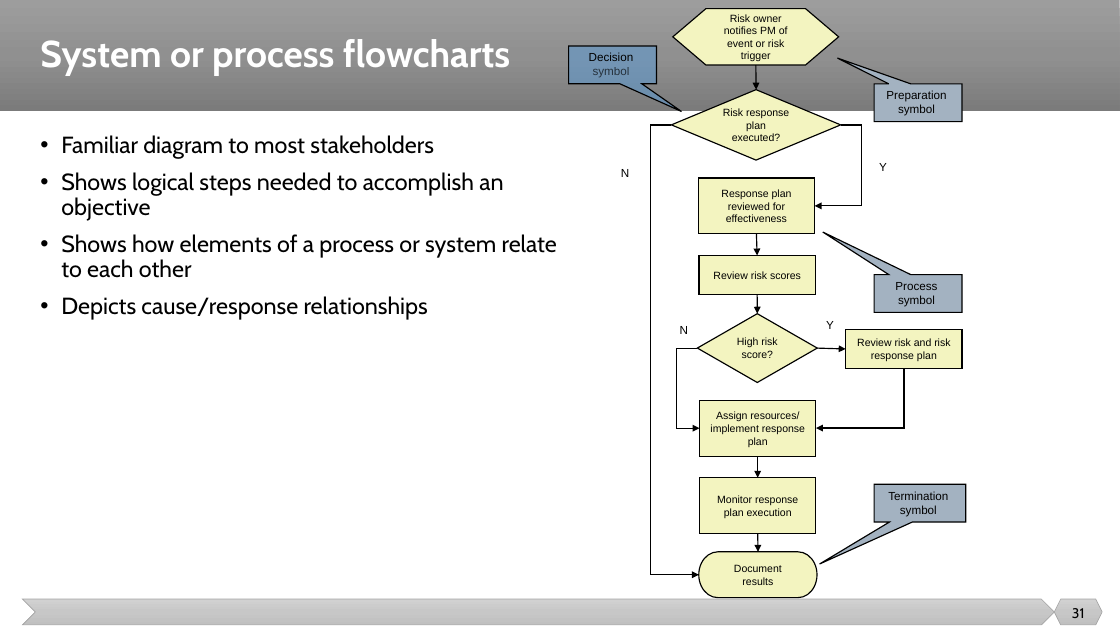
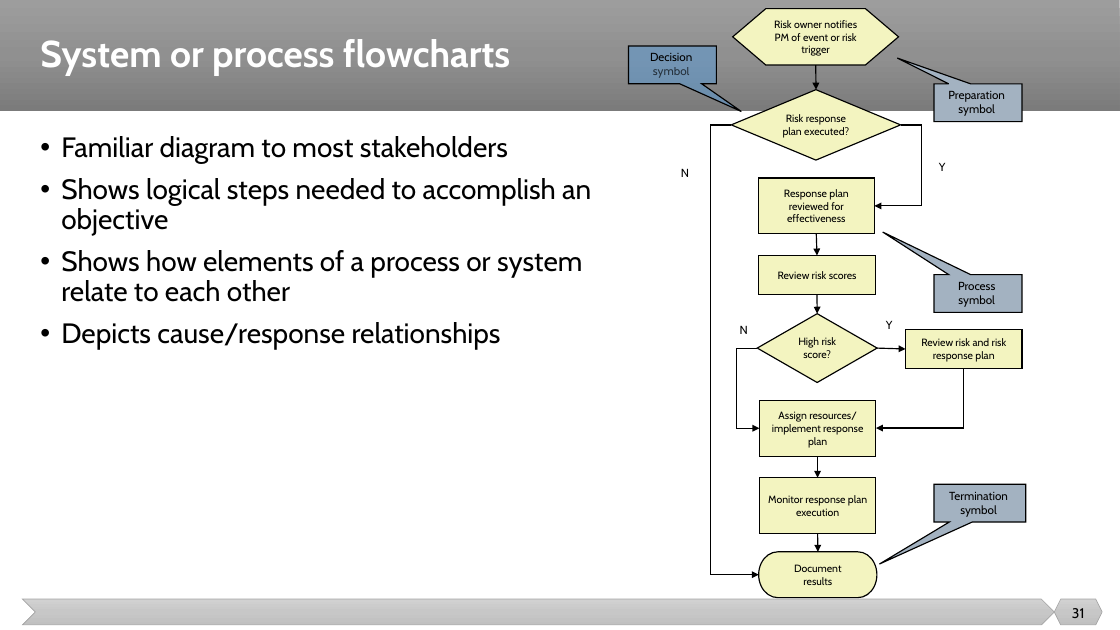
Before and after one commit to malenezi/malenezi, a slide deck: slide 31 of SE423/Lectures/5-Risk Management/Risk Management.pptx. Drawn at 1120x630 pixels with LibreOffice and Linux fonts; fonts in the diff are those of the drawing. Boxes give left, top, right and bottom in pixels: in the first picture for what was removed or moved away, otherwise in the second. Text is boxed around its words. In the diff, an @@ line names an element or a change of style, - is before the commit and + after.

```diff
--- a/SE423/Lectures/5-Risk Management/Risk Management.pptx
+++ b/SE423/Lectures/5-Risk Management/Risk Management.pptx
@@ text "Familiar diagram to most stakeholders" at [61, 136, 591, 350]: size 20 to 24 pt @@
@@ font Arial to Cabin in 17 elements at [759, 552, 877, 598], [733, 8, 898, 65], [759, 255, 875, 294], [757, 313, 877, 382], [760, 400, 876, 456], [760, 478, 876, 534], [906, 329, 1023, 368], [939, 163, 946, 171], [886, 321, 893, 329], [934, 84, 1023, 122], [934, 275, 1023, 313], [934, 485, 1026, 523], [628, 46, 717, 84], [732, 90, 902, 160], [759, 178, 875, 234], [681, 169, 689, 177], [740, 326, 748, 334] @@
@@ 6 arrows, 5 rectangles, 4 texts, 4 speech boxes, 4 elbow arrows, 2 diamonds, 1 pill shape, 1 flow chart preparation: place and size @@
-6 arrows, 5 rectangles, 4 texts, 4 speech boxes, 4 elbow arrows, 2 diamonds, 1 pill shape, 1 flow chart preparation at [569, 8, 966, 598]
+6 arrows, 5 rectangles, 4 texts, 4 speech boxes, 4 elbow arrows, 2 diamonds, 1 pill shape, 1 flow chart preparation at [628, 8, 1026, 598]
```
Also in this commit, not shown: 12 other slides changed, 1 slide removed, 1 other file.
